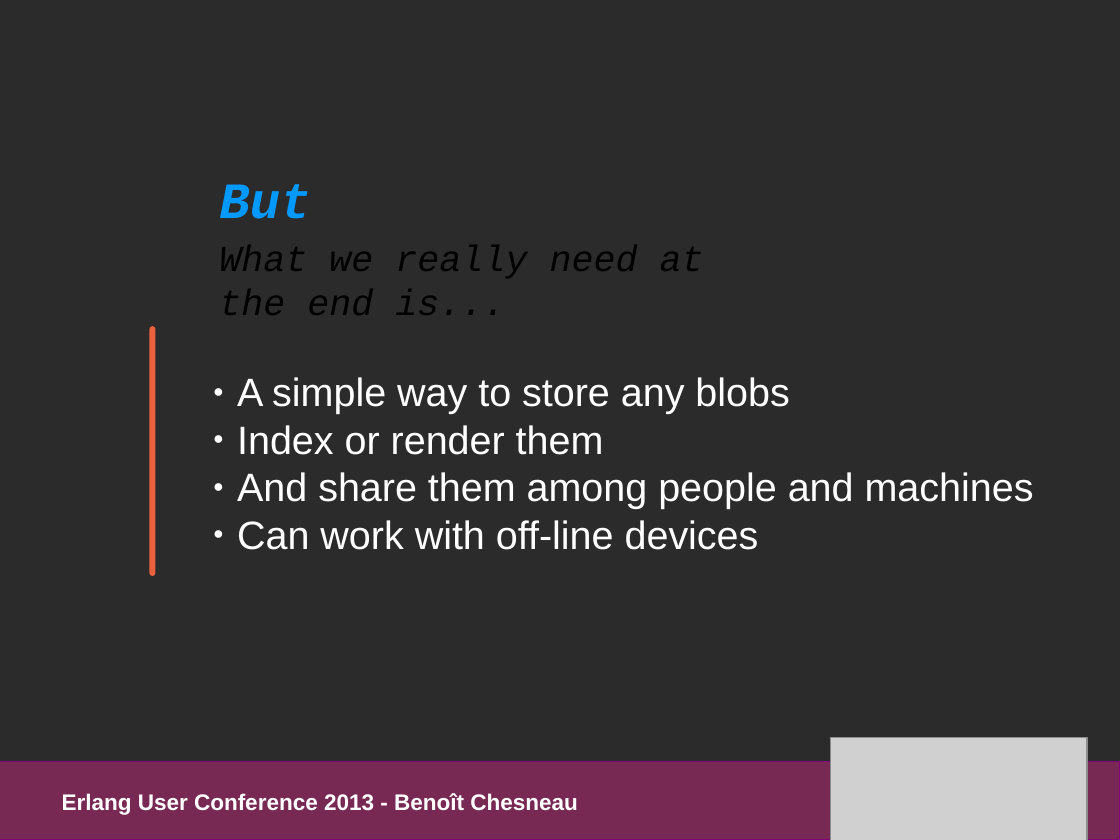
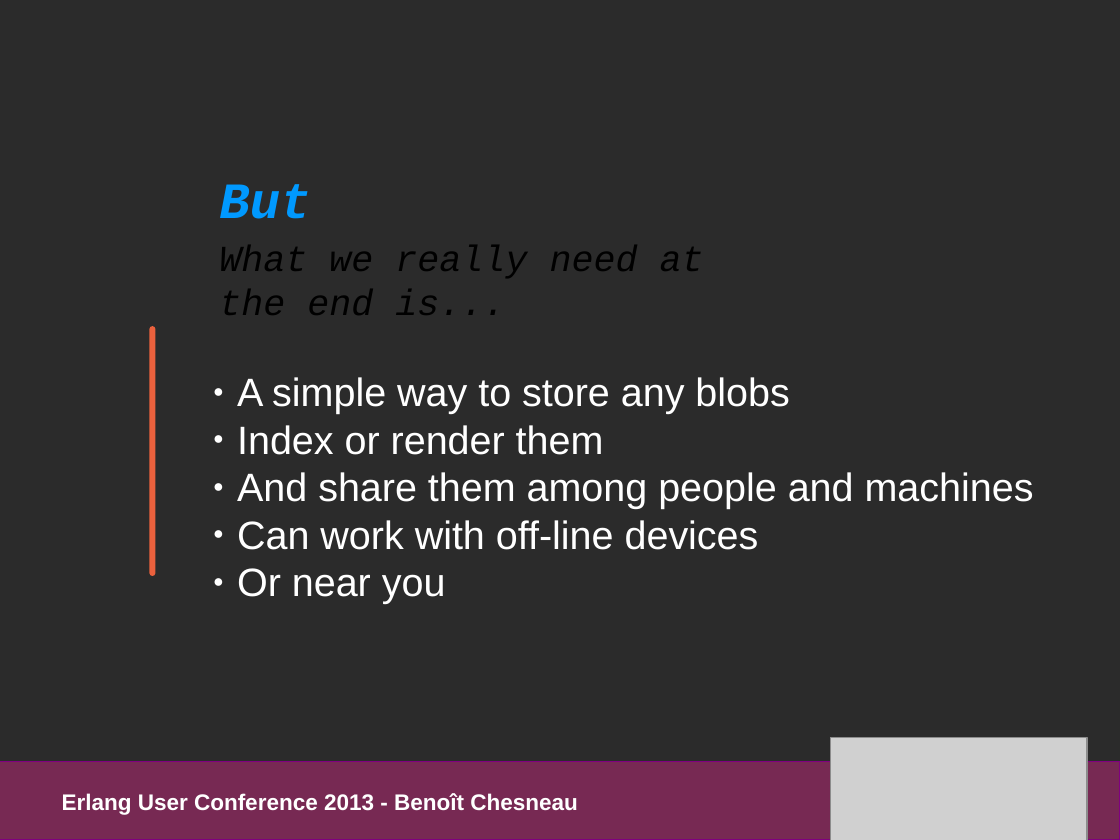
Before and after one commit to refuge/media, a slide deck: slide 7 of slides/pres_refuge_euc2013.odp. Drawn at 1120x840 pixels with LibreOffice and Linux fonts; fonts in the diff are those of the drawing; grey boxes stand for pictures; background and template pictures are left out; a plain dark background stands for a picture behind light text. Boxes give left, top, right and bottom in pixels: in the first picture for what was removed or moved away, otherwise in the second. Text is boxed around its words. In the diff, an @@ line names an element or a change of style, - is before the commit and + after.

```diff
--- a/slides/pres_refuge_euc2013.odp
+++ b/slides/pres_refuge_euc2013.odp
@@ text at (237,568,446,604): paragraph added @@
+● Or near you
```
Also in this commit, not shown: 1 other file.
